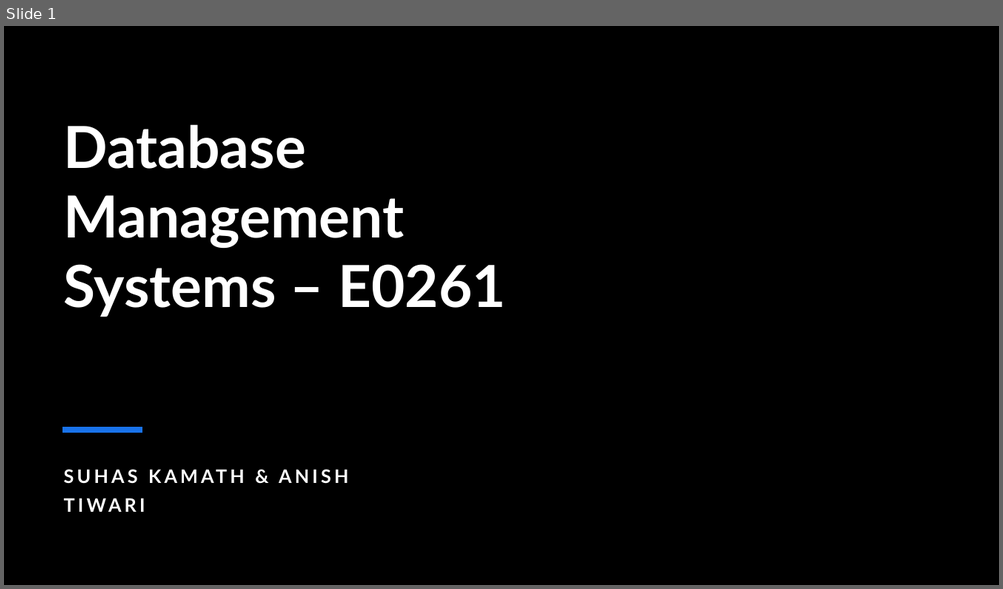
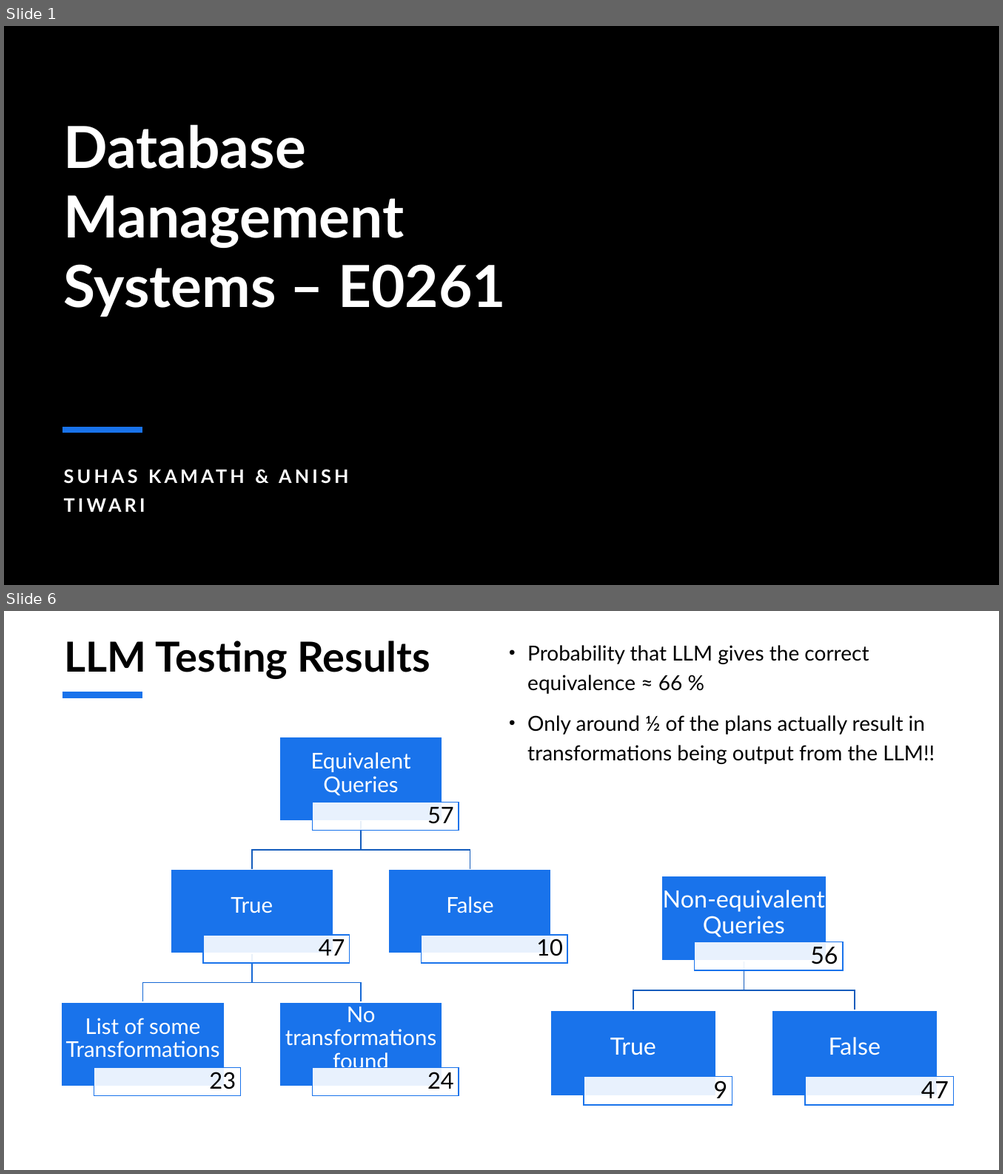
Before and after one commit to suhaskamath2712/E0261_P11, a slide deck: Mid-Project Presentation.pptx. Shown one above the other, each under a label of ours: slide 1 before the commit, slides 1 and 6 after it; the slides between them are not shown. The pictures are 1003x589 and 1003x1174 pixels, drawn with LibreOffice and Linux fonts; fonts in the diff are those of the drawing; background and template pictures are left out. Boxes give left, top, right and bottom in pixels: in the first picture for what was removed or moved away, otherwise in the second. Text is boxed around its words. In the diff, an @@ line names an element or a change of style, - is before the commit and + after.

```diff
--- a/Mid-Project Presentation.pptx
+++ b/Mid-Project Presentation.pptx
@@ slide 6 added at bbox=[4, 611, 999, 1170], background #FFFFFF @@
@@ title added at bbox=[65, 641, 430, 679], 40 pt, text #000000, bold @@
+LLM Testing Results
@@ text added at bbox=[527, 645, 934, 764], 20 pt, text #000000 @@
+• Probability that LLM gives the correct equivalence ≈ 66 %
+• Only around ½ of the plans actually result in transformations being output from the LLM!!
@@ line added from (62, 695) to (142, 695), #1973EB 6 pt @@
@@ group added at bbox=[62, 737, 567, 1096]: 10 rectangles, 10 texts, 4 freeform shapes @@
+Equivalent Queries
+57
+True
+47
+List of some Transformations
+23
+No transformations found
+24
+False
+10
@@ group added at bbox=[551, 876, 954, 1105]: 6 rectangles, 6 texts, 2 freeform shapes @@
+Non-equivalent Queries
+56
+True
+9
+False
+47
```
Also in this commit, not shown: 3 slides changed, 1 other slide added, 2 slides removed.
